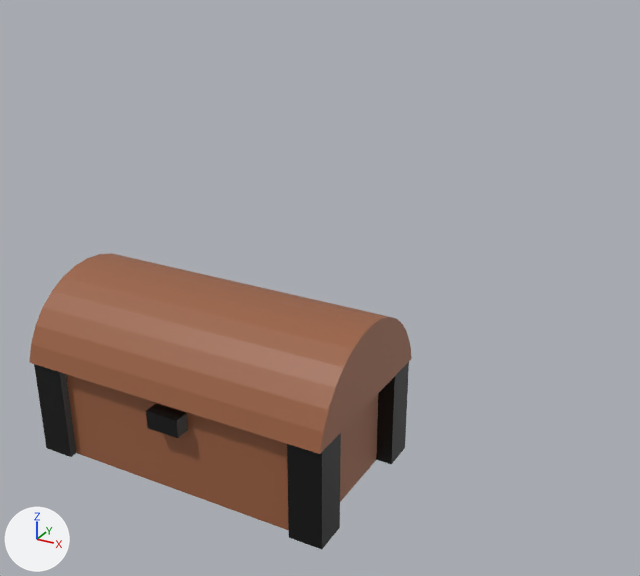
One commit to the Blender file The_Dungeoneers/Assets/chest/DungeonObjects.blend: the scene before it, then after it.
Camera for both pictures: a 50 mm lens placed at (6.44, -4.35, 3.58), pointed at (4.05, 0.01, 1.4). The lights are fixed; the arrows at lower left show +X, +Y and +Z.

The scene before the commit, as lines of its bpy script (objects in view):
```python
me_cube_004 = bpy.data.meshes.new('Cube.004')
me_cube_004.from_pydata(...)  # a box spanning x -1.0..1.0, y -1.0..1.0, z -1.0..1.0
me_cube_004.materials.append(mat_black)  # black #000000
me_cube_006 = bpy.data.meshes.new('Cube.006')
me_cube_006.from_pydata(...)  # a box spanning x -1.0..1.0, y -1.0..1.0, z 0.0..2.0
me_cube_006.materials.append(mat_black)  # black #000000
me_cylinder = bpy.data.meshes.new('Cylinder')
me_cylinder.from_pydata(...)  # 30 vertices, 17 faces; spans x -1.0..1.0, y -0.98..0.98, z -0.3..0.5
me_cylinder.materials.append(mat_brown)  # brown #9b6142
ob_cube_003 = bpy.data.objects.new('Cube.003', me_cube_004)
ob_cube_003.parent = ob_chest
ob_cube_003.matrix_parent_inverse = Matrix(((1.0, 0.0, 0.0, 0.0), (0.0, 1.787, 0.0, 0.0), (0.0, 0.0, 2.857, 0.0), (0.0, 0.0, 0.0, 1.0)))
ob_cube_003.location = (1.0, 0.5, 0.35)
ob_cube_003.scale = (0.116, 0.116, 0.35)
ob_cube_005 = bpy.data.objects.new('Cube.005', me_cube_006)
ob_cube_005.parent = ob_chest
ob_cube_005.matrix_parent_inverse = Matrix(((1.0, 0.0, 0.0, 0.0), (0.0, 1.787, 0.0, 0.0), (0.0, 0.0, 2.857, 0.0), (0.0, 0.0, 0.0, 1.0)))
ob_cube_005.location = (0.0, -0.6, 0.5)
ob_cube_005.scale = (0.12, 0.0636, 0.0636)
ob_cylinder = bpy.data.objects.new('Cylinder', me_cylinder)
ob_cylinder.parent = ob_chest
ob_cylinder.matrix_parent_inverse = Matrix(((1.0, 0.0, 0.0, 0.0), (0.0, 1.787, 0.0, 0.0), (0.0, 0.0, 2.857, 0.0), (0.0, 0.0, 0.0, 1.0)))
ob_cylinder.location = (0.0, 0.0, 0.905)
ob_cylinder.scale = (1.12, 0.661, 0.661)
# also in view: 'Cube.001' at (2.29, -0.5, 0.35); 'Chest' at (3.29, 0.0, 0.35); 'Cube.004' at (4.29, -0.5, 0.35)
```
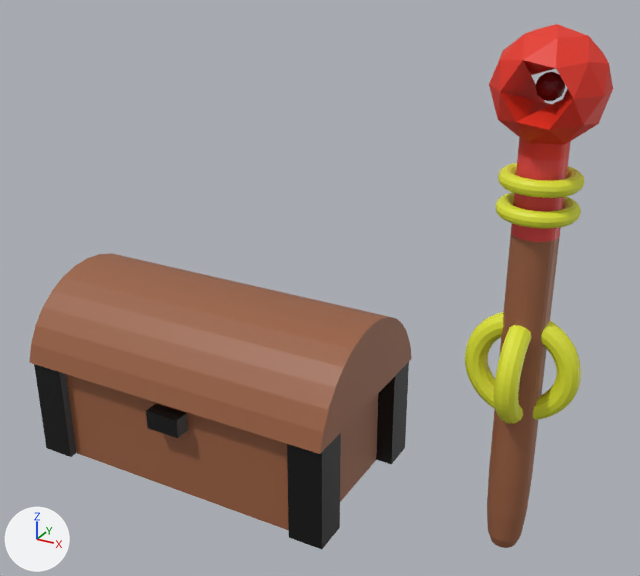
Commit message: dungeon objects added

What the commit changed:
Material 'Red' (mat_red) is new.
Its base color is (0.8, 0.0293, 0.0108) (red #e7301b).
Material 'Reddish' (mat_reddish) is new.
Its base color is (0.8, 0.0586, 0.0567) (red #e74443).
Material 'Red2' (mat_red2) is new.
Its base color is (0.177, 0.0, 0.0) (dark red #750000).
Mesh me_cylinder_001 is new.
It has 224 vertices, 194 faces and spans x -1.0..1.0, y -1.0..1.0, z 0.0..2.0.
Faces by material slot: [129, 33, 32].
It uses material mat_brown (brown #9b6142).
It uses material mat_red (red #e7301b).
It uses material mat_reddish (red #e74443).
Mesh me_torus_003 is new.
It is a torus around z (ring radius 1.0, tube radius 0.25) spanning x -1.25..1.25, y -1.25..1.25, z -0.25..0.25.
It uses material mat_yellow (yellow #e1e733).
Mesh me_icosphere_001 is new.
It is an icosphere of 80 faces spanning x -0.95..0.95, y -1.0..1.0, z -1.0..1.0.
It uses material mat_red2 (dark red #750000).
Mesh me_icosphere is new.
It has 40 vertices, 74 faces and spans x -0.95..0.95, y -0.85..0.85, z -1.0..1.0.
It uses material mat_red (red #e7301b).
Object 'Torus.003' (ob_torus_003) is new; it shows me_torus_003.
Its parent is ob_staff.
Its matrix parent inverse is Matrix(((8.042, 0.0, 0.0, 0.0), (0.0, 8.042, 0.0, 0.0), (0.0, 0.0, 0.787, 0.0), (0.0, 0.0, 0.0, 1.0))).
Its location is (0.0, 0.0, 1.2).
Its rotation in degrees is (-90, 90, 0).
Its scale is (-0.262, -0.262, -0.262).
Object 'Staff' (ob_staff) is new; it shows me_cylinder_001.
Its location is (5.328, 0.0, 0.0).
Its scale is (0.124, 0.124, 1.27).
Object 'Torus.002' (ob_torus_002) is new; it shows a copy of me_torus_003.
Its parent is ob_staff.
Its matrix parent inverse is Matrix(((8.042, 0.0, 0.0, 0.0), (0.0, 8.042, 0.0, 0.0), (0.0, 0.0, 0.787, 0.0), (0.0, 0.0, 0.0, 1.0))).
Its location is (0.0, 0.0, 1.2).
Its rotation in degrees is (0, 90, 0).
Its scale is (-0.262, -0.262, -0.262).
Object 'Torus.001' (ob_torus_001) is new; it shows a copy of me_torus_003.
Its parent is ob_staff.
Its matrix parent inverse is Matrix(((8.042, 0.0, 0.0, 0.0), (0.0, 8.042, 0.0, 0.0), (0.0, 0.0, 0.787, 0.0), (0.0, 0.0, 0.0, 1.0))).
Its location is (0.0, 0.0, 2.116).
Its scale is (0.171, 0.171, 0.171).
Object 'Torus' (ob_torus) is new; it shows a copy of me_torus_003.
Its parent is ob_staff.
Its matrix parent inverse is Matrix(((8.042, 0.0, 0.0, 0.0), (0.0, 8.042, 0.0, 0.0), (0.0, 0.0, 0.787, 0.0), (0.0, 0.0, 0.0, 1.0))).
Its location is (0.0, 0.0, 2.275).
Its scale is (0.171, 0.171, 0.171).
Object 'Icosphere.001' (ob_icosphere_001) is new; it shows me_icosphere_001.
Its parent is ob_staff.
Its matrix parent inverse is Matrix(((8.042, 0.0, 0.0, 0.0), (0.0, 8.042, 0.0, 0.0), (0.0, 0.0, 0.787, 0.0), (0.0, 0.0, 0.0, 1.0))).
Its location is (0.0, 0.0, 2.741).
Its scale is (-0.0718, -0.0718, -0.0718).
Object 'Icosphere' (ob_icosphere) is new; it shows me_icosphere.
Its parent is ob_staff.
Its matrix parent inverse is Matrix(((8.042, 0.0, 0.0, 0.0), (0.0, 8.042, 0.0, 0.0), (0.0, 0.0, 0.787, 0.0), (0.0, 0.0, 0.0, 1.0))).
Its location is (0.0, 0.0, 2.74).
Its scale is (0.294, 0.294, 0.294).

Pixel boxes [x1, y1, x2, y2] of what changed, in the pictures (640 x 576 px):
'Staff', added (brown)
    after: [487, 137, 571, 548]
    faces in mat_brown (brown #9b6142): [487, 234, 560, 548]
    faces in mat_reddish (red #e74443): [511, 154, 569, 242]
    faces in mat_red (red #e7301b): [518, 137, 571, 160]
'Icosphere', added (red)
    after: [489, 24, 613, 145]
'Torus.003', added (yellow)
    after: [465, 312, 581, 420]
'Torus.002', added (yellow)
    after: [494, 325, 532, 423]
'Torus', added (yellow)
    after: [498, 163, 584, 198]
'Torus.001', added (yellow)
    after: [495, 192, 581, 228]
'Icosphere.001', added (red)
    after: [535, 72, 565, 101]
